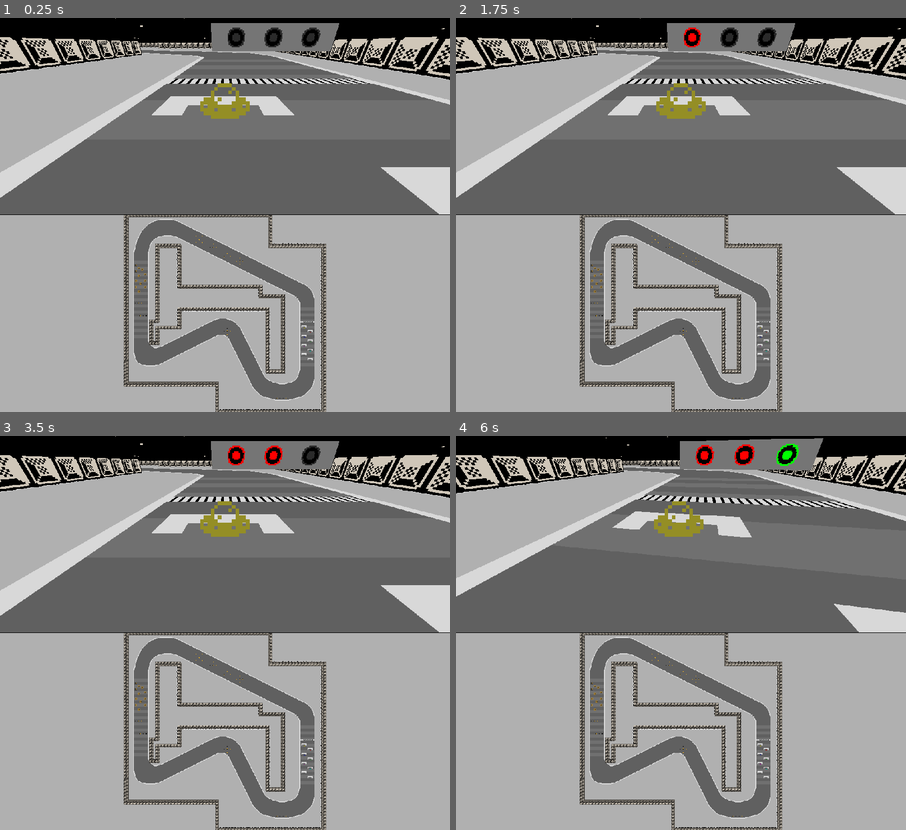
Above: before the commit, frames 1-4 (two rows, left to right).
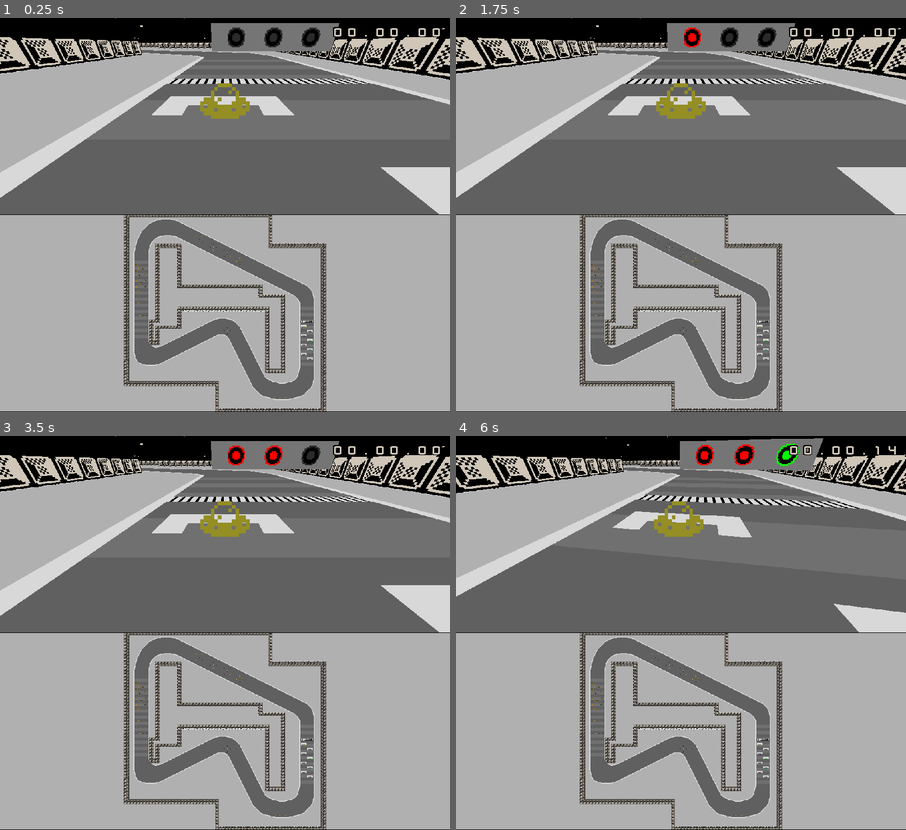
Above: after the commit, the same moments.

Repository: puzzud/MizJam1
Game: Godot game, scene res://Scenes/Game.tscn
The game is run twice, just before and just after one commit, with the same random seed, the same clock (stepped at 60 frames per second) and the same inputs.
Inputs:
- Up to frame 1 (0.25 s): no input
- Up to frame 2 (1.75 s): tap Enter at 0.5 s; hold D (game_turn_right) 0.53-1.28 s; hold P 0.53-1.28 s; tap Space (game_accelerate) at 1.25 s; hold S (game_brake) from 1.28 s (still down); tap P at 1.35 s
- Up to frame 3 (3.5 s): tap Enter at 2 s; release S (game_brake) at 2.03 s; hold D (game_turn_right) 2.03-2.78 s; hold P 2.03-2.78 s; tap Space (game_accelerate) at 2.75 s; hold Space (game_accelerate) from 2.78 s (still down); tap P at 2.85 s
- Up to frame 4 (6 s): release Space (game_accelerate) at 3.53 s; hold P 3.53-4.28 s; hold A (game_turn_left) 3.53-5.03 s; tap Enter at 4.25 s; tap P at 4.35, 5.85 s; tap Space (game_accelerate) at 5 s; hold S (game_brake) 5.03-5.78 s; hold P 5.03-5.78 s; hold D (game_turn_right) from 5.78 s (still down)

The runs differ from the first frame. In frame 1, 2.2% of the frame differs, in the area x 0-100%, y 2-100%; in frame 2, 2.2%; in frame 3, 2.2%; in frame 4, 2.2%.

Commit message:
Added timer.

Diff:
--- a/Project/Scenes/Game.tscn
+++ b/Project/Scenes/Game.tscn
@@ -81,6 +81,9 @@
 margin_bottom = 447.0
 size_flags_vertical = 3
 stretch = true
+__meta__ = {
+"_edit_use_anchors_": false
+}
 
 [node name="ViewportTop" type="Viewport" parent="Viewports/ViewportContainerTop"]
 size = Vector2( 1024, 447 )
@@ -106,12 +109,12 @@
 [node name="ViewportContainerBottom" type="ViewportContainer" parent="Viewports"]
 margin_top = 448.0
 margin_right = 1024.0
-margin_bottom = 896.0
+margin_bottom = 895.0
 size_flags_vertical = 3
 stretch = true
 
 [node name="ViewportBottom" type="Viewport" parent="Viewports/ViewportContainerBottom"]
-size = Vector2( 1024, 448 )
+size = Vector2( 1024, 447 )
 handle_input_locally = false
 render_target_update_mode = 3
 
@@ -124,10 +127,16 @@
 fov = 56.7
 far = 150.0
 
+[node name="Control" type="Control" parent="Viewports"]
+margin_top = 896.0
+margin_right = 1024.0
+margin_bottom = 896.0
+
 [node name="Ui" type="Control" parent="."]
 anchor_right = 1.0
 anchor_bottom = 1.0
 __meta__ = {
+"_edit_lock_": true,
 "_edit_use_anchors_": false
 }
 
@@ -151,6 +160,26 @@
 autowrap = true
 uppercase = true
 __meta__ = {
+"_edit_lock_": true,
+"_edit_use_anchors_": false
+}
+
+[node name="Time" type="Label" parent="Ui"]
+margin_left = 752.0
+margin_top = 16.0
+margin_right = 880.0
+margin_bottom = 32.0
+rect_scale = Vector2( 2, 2 )
+custom_fonts/font = ExtResource( 6 )
+custom_colors/font_color = Color( 1, 1, 1, 1 )
+custom_colors/font_outline_modulate = Color( 0, 0, 0, 1 )
+custom_colors/font_color_shadow = Color( 0, 0, 0, 1 )
+custom_constants/shadow_as_outline = 1
+text = "00.00.00"
+align = 2
+uppercase = true
+__meta__ = {
+"_edit_lock_": true,
 "_edit_use_anchors_": false
 }
 [connection signal="kartCrossedFinishLine" from="Track" to="." method="onTrackKartCrossedFinishLine"]
--- a/Project/Scripts/Game.gd
+++ b/Project/Scripts/Game.gd
@@ -11,9 +11,15 @@
 
 var winnerKartId := -1
 
+var raceStarted := false
+var raceEnded := false
+var raceTime := 0.0
+var kartFinishTimes := []
+
 func _ready():
 	initializeKartIds()
 	initializeKartLapNumbers()
+	initializeKartFinishTimes()
 
 	startTrafficLight()
 
@@ -25,6 +31,13 @@
 
 	if Input.is_key_pressed(KEY_F1):
 		restartRace()
+
+func _process(delta: float) -> void:
+	if raceStarted:
+		raceTime += delta
+
+		if not raceEnded:
+			updateTimeDisplay(raceTime)
 
 func getKartIdFromKart(kart: Kart) -> int:
 	return kartIds[kart]
@@ -80,6 +93,10 @@
 	for i in range(0, kartIds.size()):
 		kartLapNumbers.append(0)
 
+func initializeKartFinishTimes() -> void:
+	for i in range(0, kartIds.size()):
+		kartFinishTimes.append(0.0)
+
 func onTrackKartCrossedFinishLine(kart: Kart) -> void:
 	var kartId = getKartIdFromKart(kart)
 
@@ -92,18 +109,22 @@
 		# Race is already over.
 		return
 	elif kartLapNumber > maxNumberOfLaps:
+		kartFinishTimes[kartId] = raceTime
+
 		if winnerKartId == -1:
 			winnerKartId = kartId
 
 		var humanControlledKart := getHumanControlledKart()
 		if humanControlledKart != null:
 			if kartId == getKartIdFromKart(humanControlledKart):
+				updateTimeDisplay(raceTime)
 				endRace()
 
 	if haveAllKartsStarted():
 		getTrack().showLapNumber(getHighestLapNumber())
 
 func endRace() -> void:
+	raceEnded = true
 	issueRaceResultMessage()
 	automateAllHumanControlledKarts()
 
@@ -114,6 +135,7 @@
 	getTrack().startStartSequence()
 
 func onTrackStartSequenceFinished() -> void:
+	raceStarted = true
 	unlockAllKarts()
 
 func unlockAllKarts() -> void:
@@ -142,3 +164,10 @@
 		$Ui/RaceResultMessage.text = "Winner!"
 	else:
 		$Ui/RaceResultMessage.text = "Loser!"
+
+func updateTimeDisplay(time: float) -> void:
+	var secondPercent := int((time - int(time)) * 100.0)
+	var minutes := int(time / 60.0)
+	var seconds := int(time - (minutes * 60))
+
+	$Ui/Time.text = "%002d.%002d.%002d" % [minutes, seconds, secondPercent]
